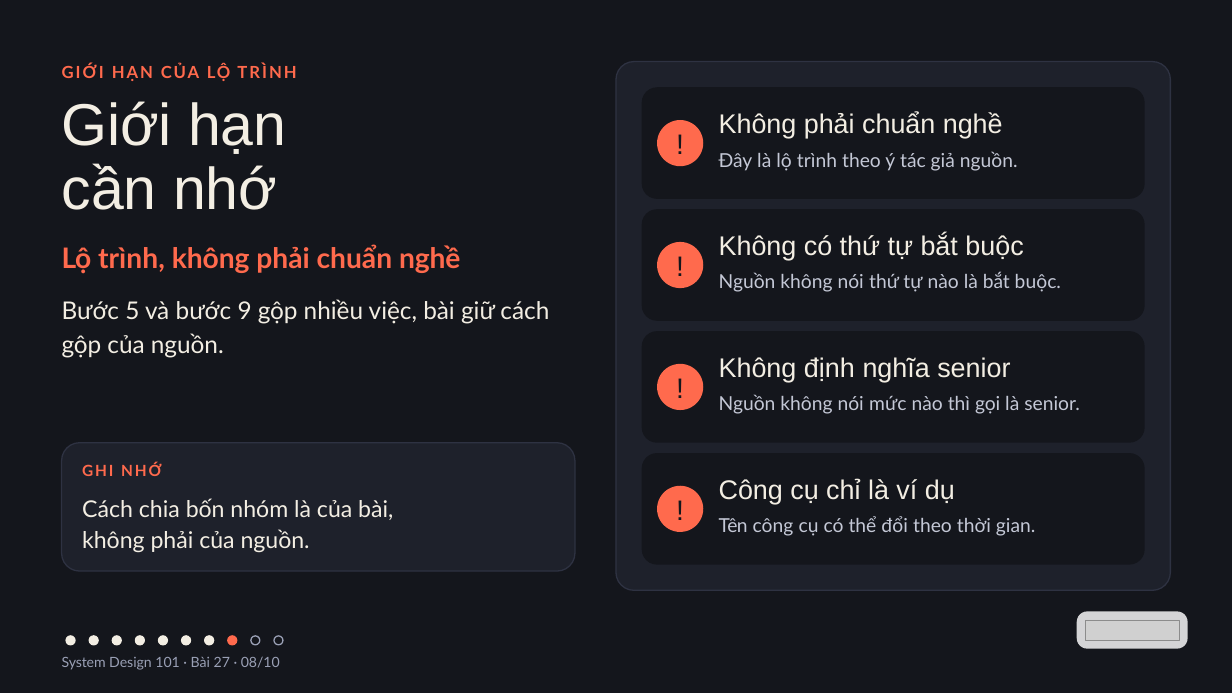
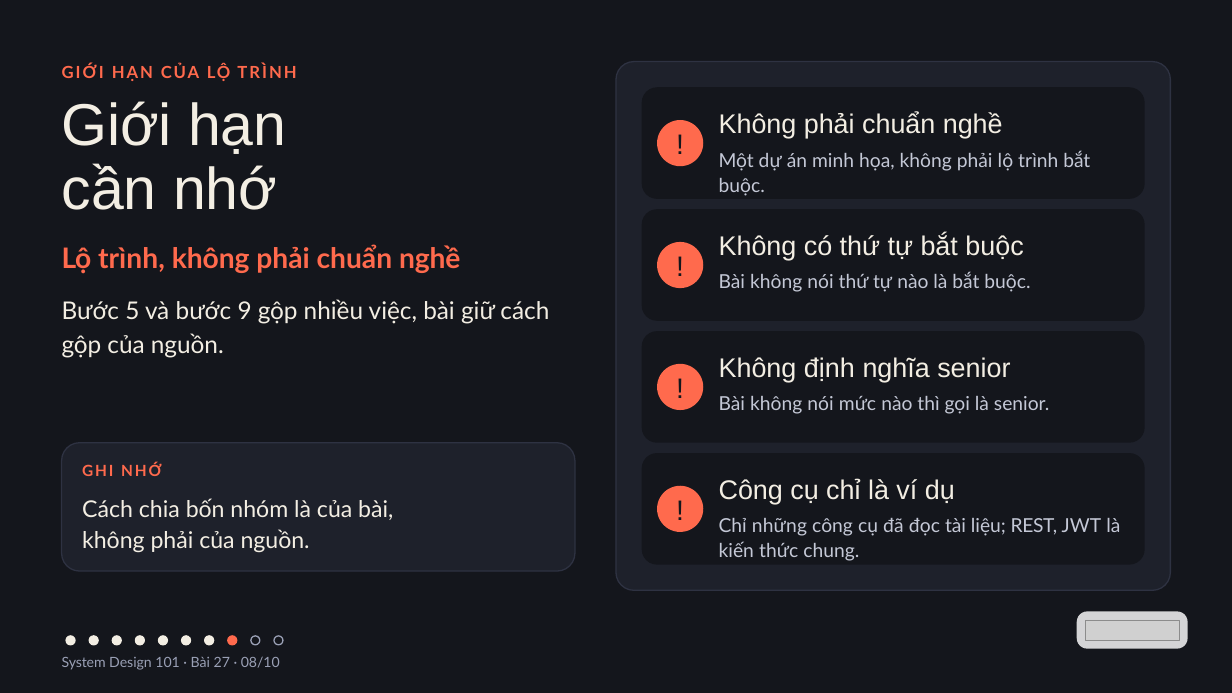
Before and after one commit to vohoailinh90/tool-marketing-studio, a slide deck: slide 8 of system-design-101/vi/lessons/sd-10-027/slides/sd-10-027.pptx. Drawn at 1232x693 pixels with LibreOffice and Linux fonts; fonts in the diff are those of the drawing; grey boxes stand for pictures. Boxes give left, top, right and bottom in pixels: in the first picture for what was removed or moved away, otherwise in the second. Text is boxed around its words. In the diff, an @@ line names an element or a change of style, - is before the commit and + after.

```diff
--- a/system-design-101/vi/lessons/sd-10-027/slides/sd-10-027.pptx
+++ b/system-design-101/vi/lessons/sd-10-027/slides/sd-10-027.pptx
@@ text at (719, 150, 1090, 196): text changed @@
-Đây là lộ trình theo ý tác giả nguồn.
+Một dự án minh họa, không phải lộ trình bắt buộc.
@@ text at (719, 272, 1030, 292): text changed @@
-Nguồn không nói thứ tự nào là bắt buộc.
+Bài không nói thứ tự nào là bắt buộc.
@@ text at (719, 396, 1050, 414): text changed @@
-Nguồn không nói mức nào thì gọi là senior.
+Bài không nói mức nào thì gọi là senior.
@@ text at (719, 518, 1120, 561): text changed @@
-Tên công cụ có thể đổi theo thời gian.
+Chỉ những công cụ đã đọc tài liệu; REST, JWT là kiến thức chung.
```
Also in this commit, not shown: 9 other slides changed.
